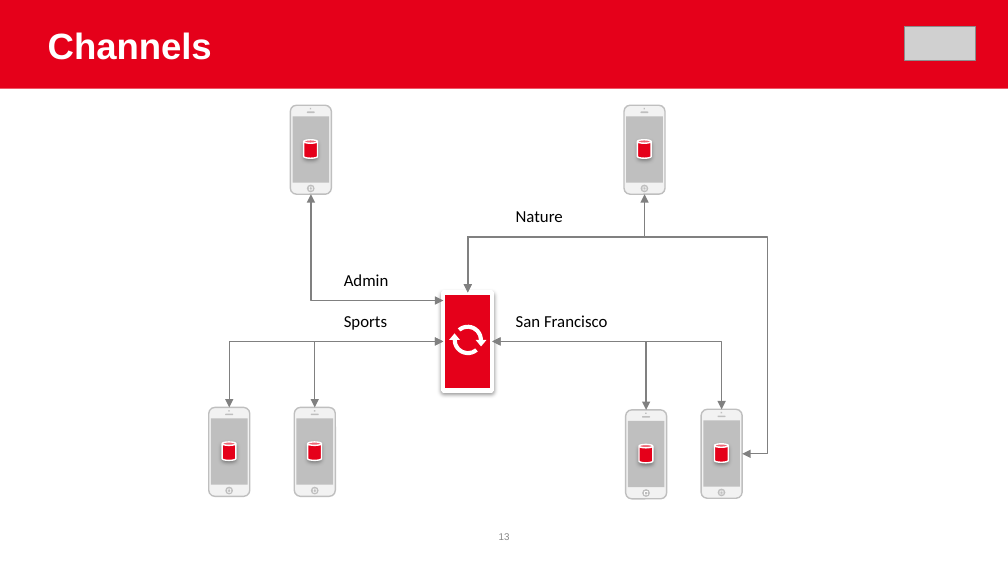
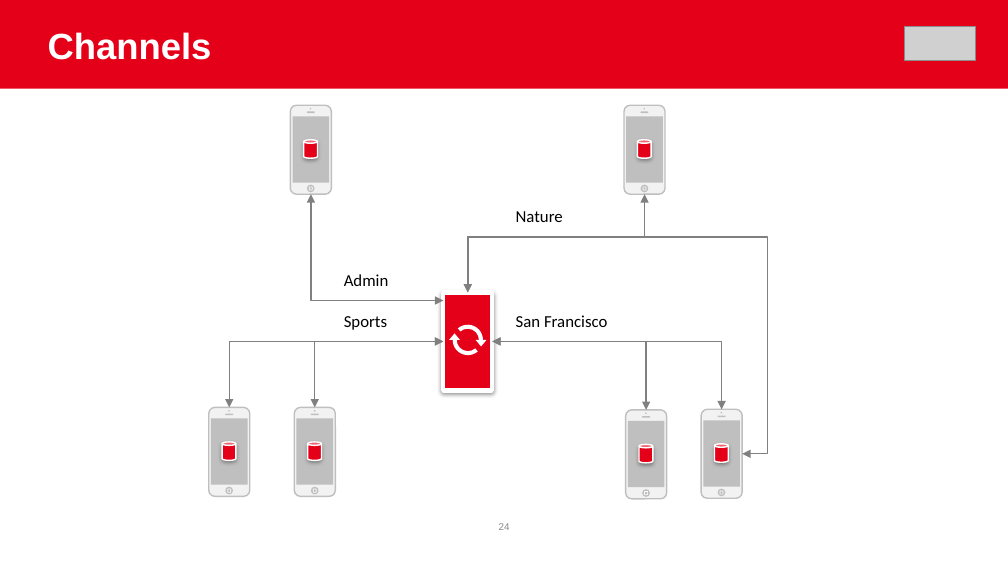
Before and after one commit to subalakr/workshop, a slide deck: slide 24 of mobile/presentations/IntroductionToMobile.pptx (slide 13 before the commit). Drawn at 1008x567 pixels with LibreOffice and Linux fonts; fonts in the diff are those of the drawing; grey boxes stand for pictures. Boxes give left, top, right and bottom in pixels: in the first picture for what was removed or moved away, otherwise in the second. Text is boxed around its words. In the diff, an @@ line names an element or a change of style, - is before the commit and + after.

```diff
--- a/mobile/presentations/IntroductionToMobile.pptx
+++ b/mobile/presentations/IntroductionToMobile.pptx
@@ page number removed at (499,533,510,540) @@
-13
@@ page number added at (499,523,510,530), 7 pt, text #888888 @@
+24
```
Also in this commit, not shown: 16 other slides changed, 11 slides added, 3 slides removed.
